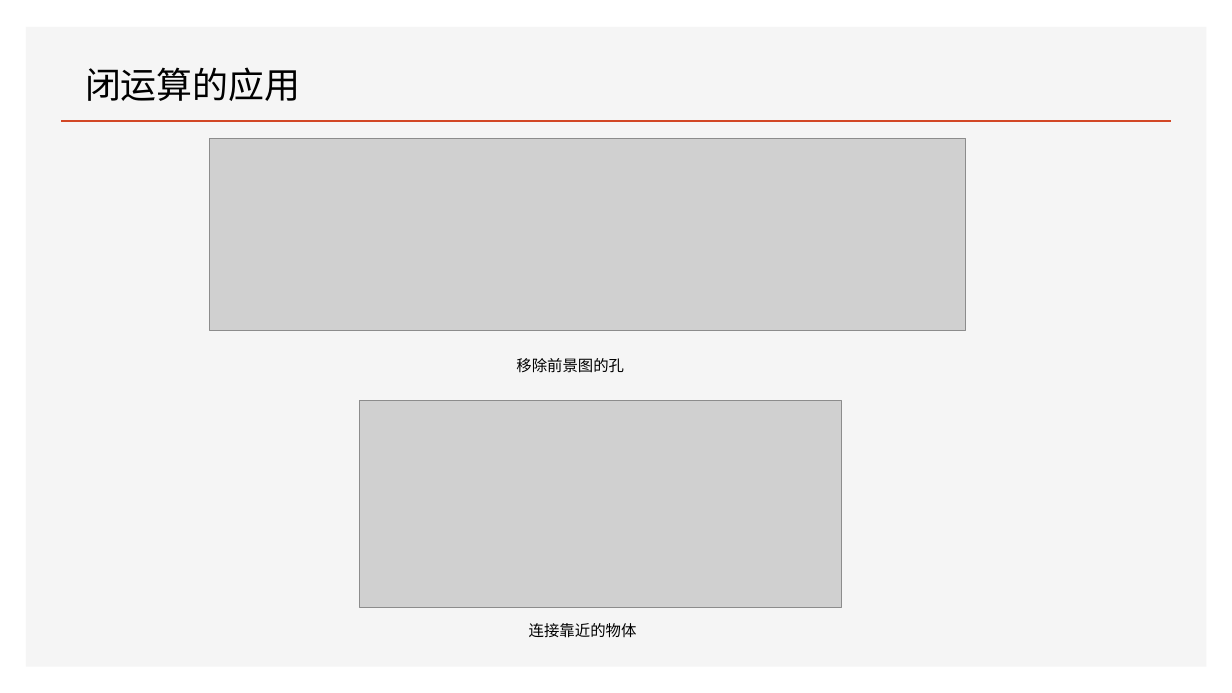
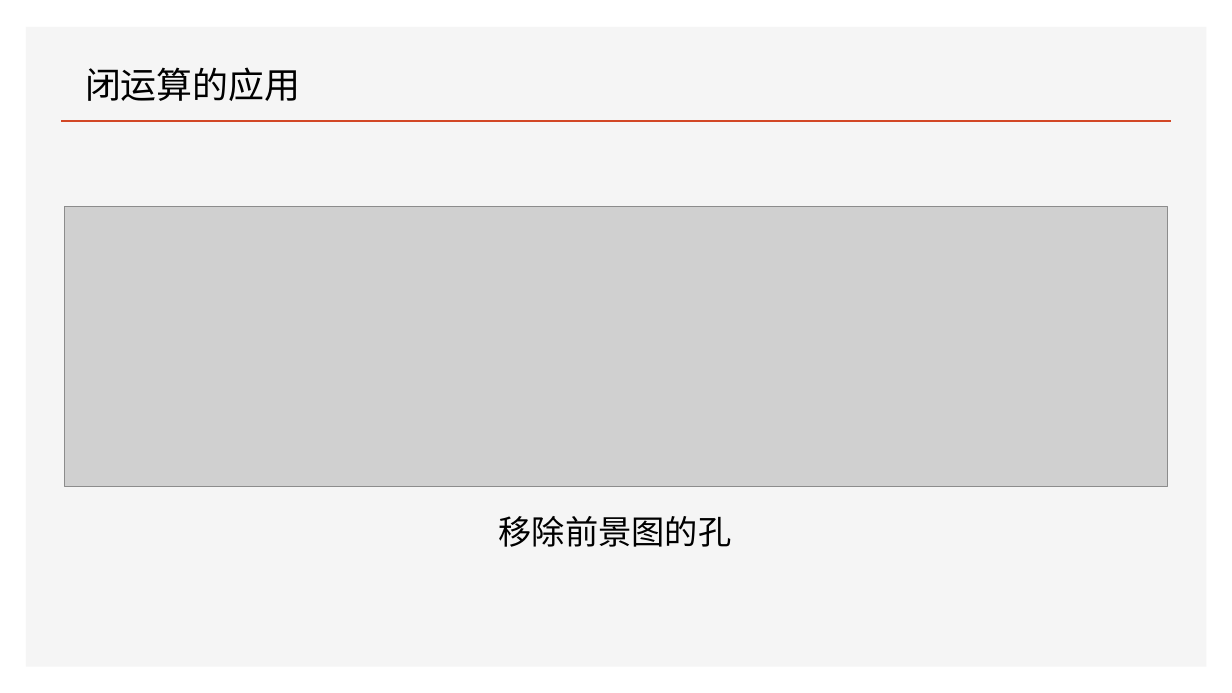
Before and after one commit to FourierAI/image-processing-resources, a slide deck: slide 32 of Lecture/lecture78/基于形态学的数字图像处理.pptx (slide 30 before the commit). Drawn at 1232x693 pixels with LibreOffice and Linux fonts; fonts in the diff are those of the drawing; grey boxes stand for pictures. Boxes give left, top, right and bottom in pixels: in the first picture for what was removed or moved away, otherwise in the second. Text is boxed around its words. In the diff, an @@ line names an element or a change of style, - is before the commit and + after.

```diff
--- a/Lecture/lecture78/基于形态学的数字图像处理.pptx
+++ b/Lecture/lecture78/基于形态学的数字图像处理.pptx
@@ picture: place and size @@
-picture at (210,138,967,331)
+picture at (65,206,1167,487)
@@ picture removed at (360,400,841,607) @@
@@ text "移除前景图的孔": place and size @@
-text "移除前景图的孔" at (516,358,624,373)
+text "移除前景图的孔" at (499,516,732,547)
@@ text "移除前景图的孔" at (499,516,732,547): size 12 to 25.9 pt @@
@@ text removed at (529,623,637,638) @@
-连接靠近的物体
```
Also in this commit, not shown: 33 other slides changed, 3 slides added, 1 other file.
